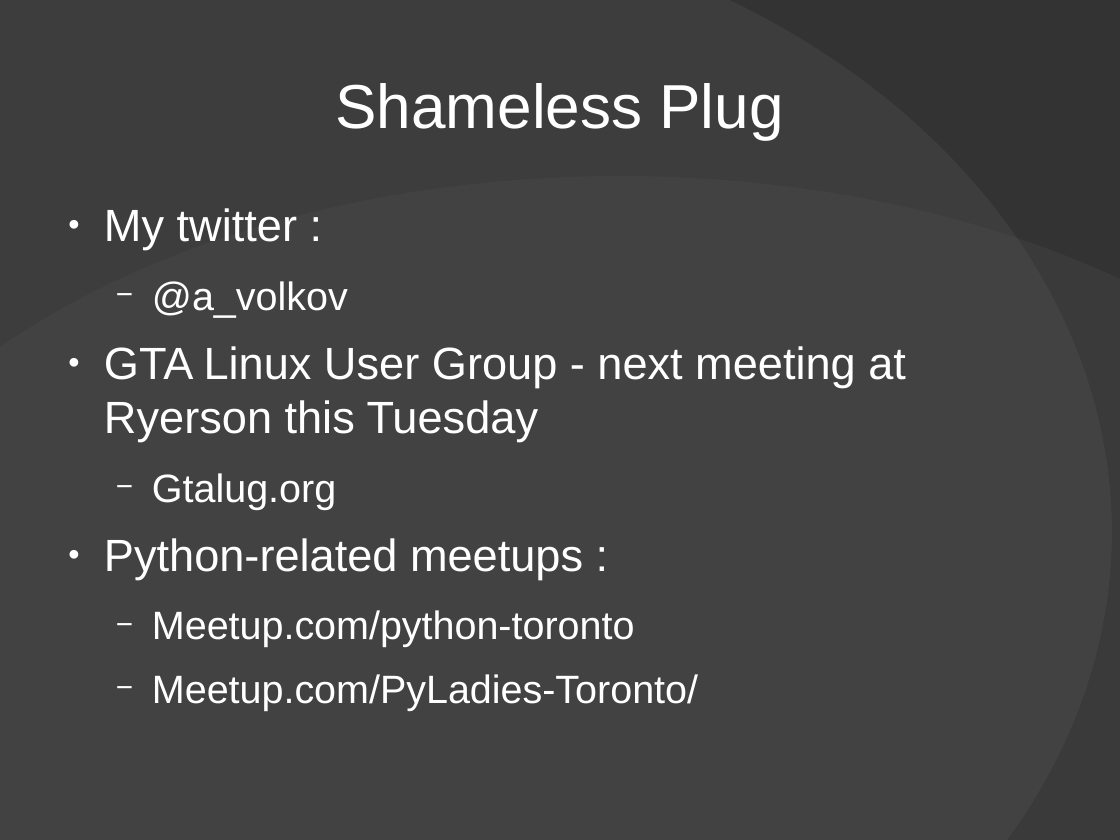
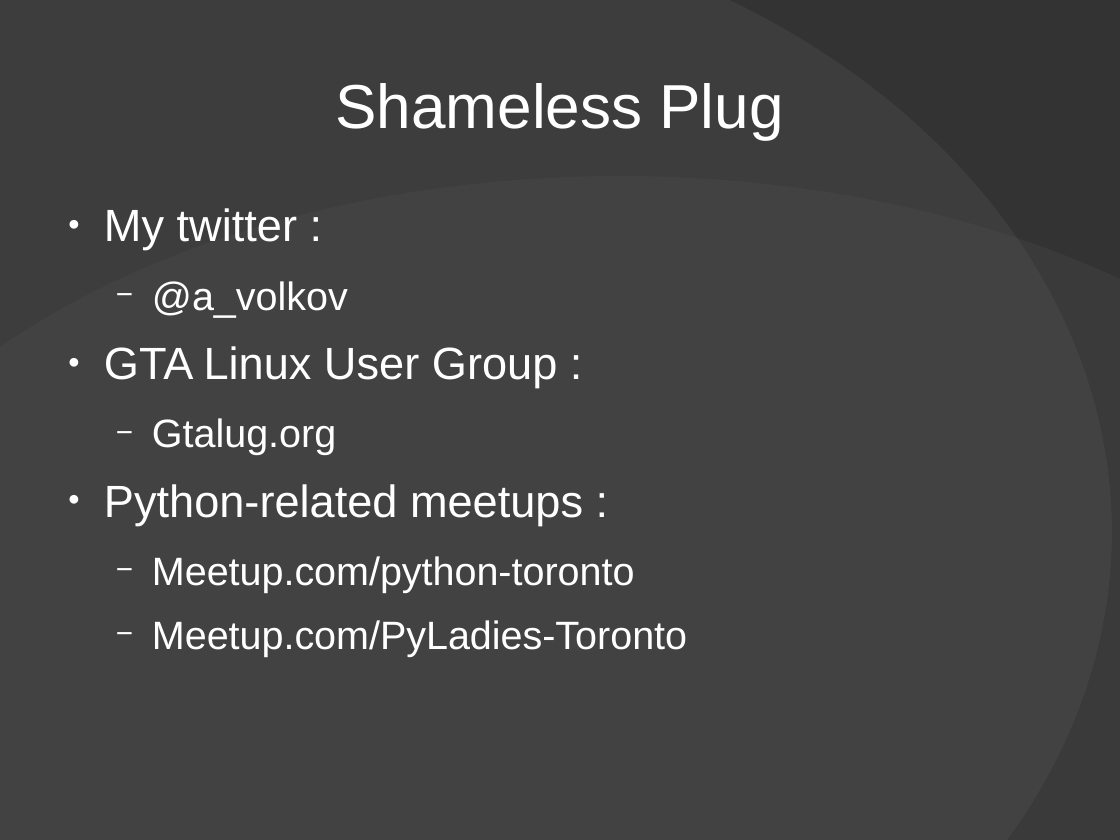
Before and after one commit to avolkov/tpl-hackathon-xml2json, a slide deck: slide 12 of documentation/TPL_Hackathon_presentation.odp (slide 10 before the commit). Drawn at 1120x840 pixels with LibreOffice and Linux fonts; fonts in the diff are those of the drawing; background and template pictures are left out. Boxes give left, top, right and bottom in pixels: in the first picture for what was removed or moved away, otherwise in the second. Text is boxed around its words. In the diff, an @@ line names an element or a change of style, - is before the commit and + after.

```diff
--- a/documentation/TPL_Hackathon_presentation.odp
+++ b/documentation/TPL_Hackathon_presentation.odp
@@ text at (104,346,558,388): text changed @@
-● GTA Linux User Group - next meeting at Ryerson this Tuesday
+● GTA Linux User Group :
@@ text at (152,620,687,656): text changed @@
-  − Meetup.com/PyLadies-Toronto/
+  − Meetup.com/PyLadies-Toronto
```
Also in this commit, not shown: 1 other slide changed, 2 slides added, 1 other file.
